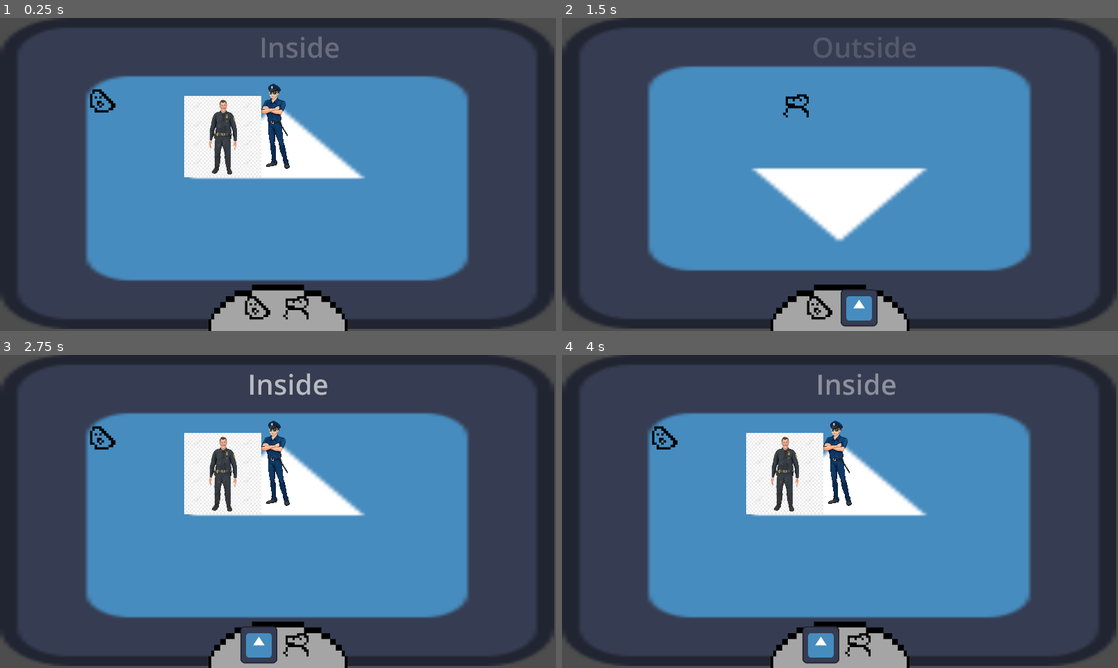
Above: before the commit, frames 1-4 (two rows, left to right).
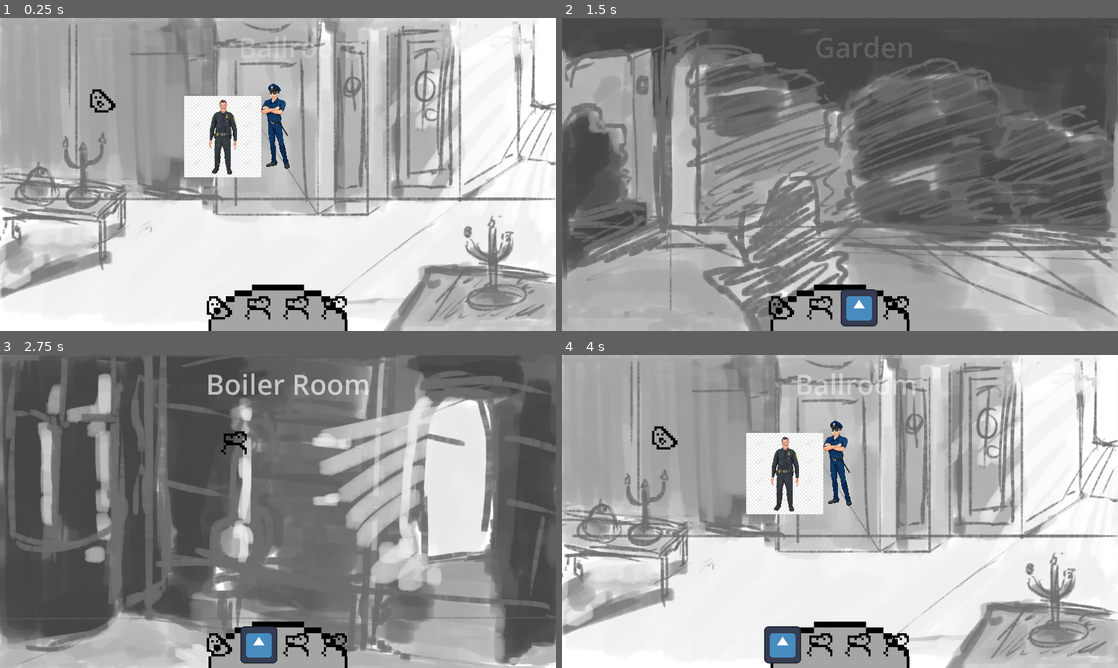
Above: after the commit, the same moments.

Repository: Nauviax/noirgame
Game: Godot game, scene res://scenes/main_scene.tscn
The game is run twice, just before and just after one commit, with the same random seed, the same clock (stepped at 60 frames per second) and the same inputs. The engine's default icon, where the game draws it, is replaced by a stand-in: a white triangle on a blue panel in a dark square.
Inputs (mouse positions are in pixels of both pictures, inside the frame that each line leads up to; where the layout moved, square brackets give the same spot in the first picture):
- Up to frame 1 (0.25 s): no input
- Up to frame 2 (1.5 s): click (784, 309) [823, 309] at 0.5 s; click (856, 309) at 1.27 s
- Up to frame 3 (2.75 s): click (261, 646) at 2.02 s
- Up to frame 4 (4 s): click (895, 646) at 2.77 s; click (784, 646) [823, 646] at 3.5 s

The runs differ from the first frame. In frame 1, 93% of the frame differs, in the area x 0-100%, y 0-100%; in frame 2, 85%; in frame 3, 83%; in frame 4, 94%.

Commit message:
Added rest of locations, background placeholders.

Diff:
--- a/scenes/locations/inside_location.tscn
+++ b/scenes/locations/ballroom.tscn
@@ -2,18 +2,17 @@
 
 [ext_resource type="PackedScene" uid="uid://btm57ihbnbuo6" path="res://scenes/locations/base_location.tscn" id="1_oshgo"]
 [ext_resource type="Texture2D" uid="uid://bycmduqjdjy14" path="res://randomplaceholders/Thing1.png" id="2_8owp1"]
-[ext_resource type="Texture2D" uid="uid://bbmyacmxyi05t" path="res://icon.svg" id="2_wkhv7"]
+[ext_resource type="Texture2D" uid="uid://24njhqsukt84" path="res://Assets/Sprites/backgrounds/ballroom.png" id="3_n6cbb"]
 [ext_resource type="PackedScene" uid="uid://dglf20iwoa2m6" path="res://Character/Character1/character1.tscn" id="4_ol0hn"]
 [ext_resource type="PackedScene" uid="uid://byb1isfrym7sm" path="res://scenes/police_officer/police_officer_container.tscn" id="5_oujxf"]
 
 [node name="BaseLocation2" instance=ExtResource("1_oshgo")]
-location_name = "Inside"
+location_name = "Ballroom"
 location_icon = ExtResource("2_8owp1")
 
 [node name="Background" parent="." index="0"]
-position = Vector2(957, 536.5)
-scale = Vector2(14.9531, 8.38281)
-texture = ExtResource("2_wkhv7")
+scale = Vector2(0.75, 0.75)
+texture = ExtResource("3_n6cbb")
 
 [node name="Thing1" type="Sprite2D" parent="." index="1"]
 position = Vector2(359, 286)
--- a/scenes/locations/base_location.tscn
+++ b/scenes/locations/base_location.tscn
@@ -9,3 +9,4 @@
 location_icon_selected = ExtResource("2_w6did")
 
 [node name="Background" type="Sprite2D" parent="."]
+centered = false
--- a/scenes/locations/outside_location.tscn
+++ b/scenes/locations/boilerroom.tscn
@@ -2,17 +2,15 @@
 
 [ext_resource type="PackedScene" uid="uid://btm57ihbnbuo6" path="res://scenes/locations/base_location.tscn" id="1_gxxq4"]
 [ext_resource type="Texture2D" uid="uid://scisw6byfwdb" path="res://randomplaceholders/Thing2.png" id="2_43n25"]
-[ext_resource type="Texture2D" uid="uid://bbmyacmxyi05t" path="res://icon.svg" id="2_rxwbp"]
+[ext_resource type="Texture2D" uid="uid://66w4x3huo6bw" path="res://Assets/Sprites/backgrounds/boilerroom.png" id="3_soxlh"]
 
 [node name="BaseLocation" instance=ExtResource("1_gxxq4")]
-location_name = "Outside"
+location_name = "Boiler Room"
 location_icon = ExtResource("2_43n25")
 
 [node name="Background" parent="." index="0"]
-position = Vector2(958, 536)
-scale = Vector2(14.9687, 8.375)
-texture = ExtResource("2_rxwbp")
-flip_v = true
+scale = Vector2(0.75, 0.75)
+texture = ExtResource("3_soxlh")
 
 [node name="Thing2" type="Sprite2D" parent="." index="1"]
 position = Vector2(812, 303)
--- /dev/null
+++ b/scenes/locations/garden.tscn
@@ -0,0 +1,13 @@
+[gd_scene load_steps=4 format=3 uid="uid://bw1vmk18auxqg"]
+
+[ext_resource type="PackedScene" uid="uid://btm57ihbnbuo6" path="res://scenes/locations/base_location.tscn" id="1_nbo21"]
+[ext_resource type="Texture2D" uid="uid://scisw6byfwdb" path="res://randomplaceholders/Thing2.png" id="2_tvkyf"]
+[ext_resource type="Texture2D" uid="uid://ddmyn36w8a0t6" path="res://Assets/Sprites/backgrounds/garden.png" id="3_o8t5m"]
+
+[node name="BaseLocation" instance=ExtResource("1_nbo21")]
+location_name = "Garden"
+location_icon = ExtResource("2_tvkyf")
+
+[node name="Background" parent="." index="0"]
+scale = Vector2(0.75, 0.75)
+texture = ExtResource("3_o8t5m")
--- /dev/null
+++ b/scenes/locations/lounge.tscn
@@ -0,0 +1,13 @@
+[gd_scene load_steps=4 format=3 uid="uid://bbr170fe47pa"]
+
+[ext_resource type="PackedScene" uid="uid://btm57ihbnbuo6" path="res://scenes/locations/base_location.tscn" id="1_hx0jh"]
+[ext_resource type="Texture2D" uid="uid://scisw6byfwdb" path="res://randomplaceholders/Thing2.png" id="2_m7feb"]
+[ext_resource type="Texture2D" uid="uid://dtv0b1veua863" path="res://Assets/Sprites/backgrounds/lounge.png" id="3_sj7fj"]
+
+[node name="BaseLocation" instance=ExtResource("1_hx0jh")]
+location_name = "Lounge"
+location_icon = ExtResource("2_m7feb")
+
+[node name="Background" parent="." index="0"]
+scale = Vector2(0.75, 0.75)
+texture = ExtResource("3_sj7fj")
--- a/scenes/main_scene.tscn
+++ b/scenes/main_scene.tscn
@@ -1,17 +1,19 @@
-[gd_scene load_steps=8 format=3 uid="uid://ciqo7jrq2itxu"]
+[gd_scene load_steps=10 format=3 uid="uid://ciqo7jrq2itxu"]
 
 [ext_resource type="Script" path="res://scenes/main_scene.gd" id="1_41gje"]
-[ext_resource type="PackedScene" uid="uid://c7witf3tlm7tb" path="res://scenes/locations/inside_location.tscn" id="2_w55ox"]
-[ext_resource type="PackedScene" uid="uid://c34eynjqtbvev" path="res://scenes/locations/outside_location.tscn" id="3_al1ud"]
+[ext_resource type="PackedScene" uid="uid://c7witf3tlm7tb" path="res://scenes/locations/ballroom.tscn" id="2_w55ox"]
+[ext_resource type="PackedScene" uid="uid://c34eynjqtbvev" path="res://scenes/locations/boilerroom.tscn" id="3_al1ud"]
+[ext_resource type="PackedScene" uid="uid://bw1vmk18auxqg" path="res://scenes/locations/garden.tscn" id="4_5slp5"]
 [ext_resource type="PackedScene" uid="uid://bei0eo100huqm" path="res://ui/location_selector/location_button.tscn" id="4_kf4gn"]
 [ext_resource type="Texture2D" uid="uid://cls05x38txqwe" path="res://ui/ui_sprites/BasicToolbar.png" id="5_b7xis"]
+[ext_resource type="PackedScene" uid="uid://bbr170fe47pa" path="res://scenes/locations/lounge.tscn" id="5_dmoti"]
 [ext_resource type="PackedScene" uid="uid://3e8l22ivr6b0" path="res://ui/location_title/location_title.tscn" id="5_v70xg"]
 
 [sub_resource type="StyleBoxEmpty" id="StyleBoxEmpty_riku2"]
 
 [node name="MainScene" type="Node2D" node_paths=PackedStringArray("location_selector")]
 script = ExtResource("1_41gje")
-locations_unloaded = Array[PackedScene]([ExtResource("2_w55ox"), ExtResource("3_al1ud")])
+locations_unloaded = Array[PackedScene]([ExtResource("2_w55ox"), ExtResource("3_al1ud"), ExtResource("4_5slp5"), ExtResource("5_dmoti")])
 location_button = ExtResource("4_kf4gn")
 location_title = ExtResource("5_v70xg")
 location_selector = NodePath("UI/LevelSelectToolbar/LevelSelect")
@@ -42,4 +44,6 @@
 size_flags_vertical = 8
 
 [connection signal="pressed" from="UI/LevelSelectToolbar/LevelSelect/LocationButton" to="UI/LevelSelectToolbar/LevelSelect/LocationButton" method="_on_pressed"]
-[connection signal="pressed" from="UI/LevelSelectToolbar/LevelSelect/@TextureButton@17246" to="UI/LevelSelectToolbar/LevelSelect/@TextureButton@17246" method="_on_pressed"]
+[connection signal="pressed" from="UI/LevelSelectToolbar/LevelSelect/@TextureButton@30754" to="UI/LevelSelectToolbar/LevelSelect/@TextureButton@30754" method="_on_pressed"]
+[connection signal="pressed" from="UI/LevelSelectToolbar/LevelSelect/@TextureButton@30755" to="UI/LevelSelectToolbar/LevelSelect/@TextureButton@30755" method="_on_pressed"]
+[connection signal="pressed" from="UI/LevelSelectToolbar/LevelSelect/@TextureButton@30756" to="UI/LevelSelectToolbar/LevelSelect/@TextureButton@30756" method="_on_pressed"]
Binary file added: Assets/Sprites/backgrounds/ballroom.png
Not shown, added: Assets/Sprites/backgrounds/ballroom.png.import
Binary file added: Assets/Sprites/backgrounds/boilerroom.png
Not shown, added: Assets/Sprites/backgrounds/boilerroom.png.import
Binary file added: Assets/Sprites/backgrounds/garden.png
Not shown, added: Assets/Sprites/backgrounds/garden.png.import
Binary file added: Assets/Sprites/backgrounds/lounge.png
Not shown, added: Assets/Sprites/backgrounds/lounge.png.import
